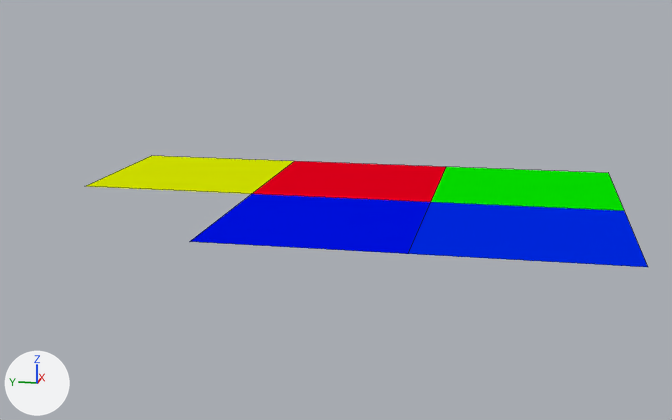
A saved change to the Blender file Exporter.blend.
Camera for both pictures: a camera (50 mm lens) standing at (-10.77, 0.09, 2.3) and looking at (-0.59, 2.12, -0.24). Lighting does not change. The marker at lower left points along +X, +Y and +Z. Mesh edges are drawn as thin lines.

The scene before the commit, as lines of its bpy script (objects in view):
```python
me_plane_002 = bpy.data.meshes.new('Plane.002')
me_plane_002.from_pydata([(-1.0, -1.0, 0.0), (1.0, -1.0, 0.0), (-1.0, 1.0, 0.0), (1.0, 1.0, 0.0), (2.0, -1.0, -1.0), (2.0, 1.0, -1.0)], [], [(0, 1, 3, 2), (3, 1, 4, 5)])
for i in [1]: me_plane_002.polygons[i].material_index = 1
me_plane_002.materials.append(mat_material_003)  # red #e7001b
me_plane_002.materials.append(mat_material_002)  # blue #002ae7
me_plane_003 = bpy.data.meshes.new('Plane.003')
me_plane_003.from_pydata([(-1.0, -1.0, 0.0), (1.0, -1.0, 0.0), (-1.0, 1.0, 0.0), (1.0, 1.0, 0.0)], [], [(0, 1, 3, 2)])
me_plane_003.materials.append(mat_material_004)  # yellow #d7e700
me_plane_004 = bpy.data.meshes.new('Plane.004')
me_plane_004.from_pydata([(-1.0, -1.0, 0.0), (1.0, -1.0, 0.0), (-1.0, 1.0, 0.0), (1.0, 1.0, 0.0)], [], [(0, 1, 3, 2)])
me_plane_004.materials.append(mat_mat2)  # its picture is missing
ob_plane_002 = bpy.data.objects.new('Plane.002', me_plane_002)
ob_plane_002.location = (0.0, 2.0, 0.0)
ob_plane_003 = bpy.data.objects.new('Plane.003', me_plane_003)
ob_plane_003.location = (0.0, 4.0, 0.0)
ob_plane_004 = bpy.data.objects.new('Plane.004', me_plane_004)
ob_plane_004.location = (-2.0, 2.0, 0.0)
# also in view: 'Plane.001' at (-2.0, 0.0, 0.0); 'Plane' at (0.0, 0.0, 0.0)
```
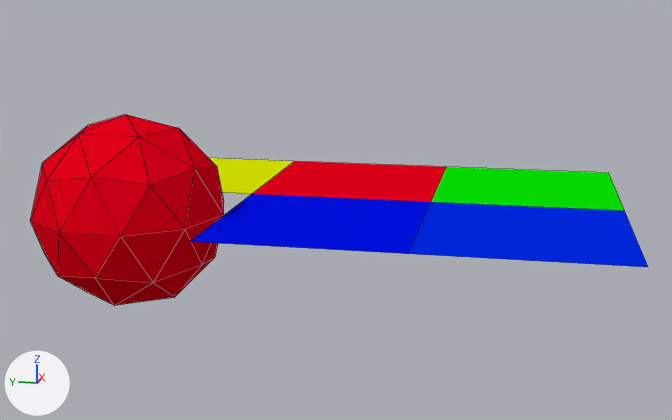
The change, as a diff of the scene's bpy script:
```diff
--- a/Exporter.blend.py
+++ b/Exporter.blend.py
@@ me_icosphere @@
+me_icosphere.from_pydata(...)  # an icosphere of 80 faces spanning x -0.95..0.95, y -1.0..1.0, z -1.0..1.0
+me_icosphere.materials.append(mat_material_003)  # red #e7001b
@@ ob_icosphere @@
+ob_icosphere = bpy.data.objects.new('Icosphere', me_icosphere)
+ob_icosphere.location = (-2.0, 4.0, 0.0)
```

Changed parts and their boxes (x1, y1, x2, y2) in the pictures (672 x 420 px):
'Icosphere', added (red)
    after: (30, 114, 224, 306)
'Plane.003', unchanged, covered by the edit
    before: (86, 156, 294, 194)
    after: (209, 158, 294, 194)
